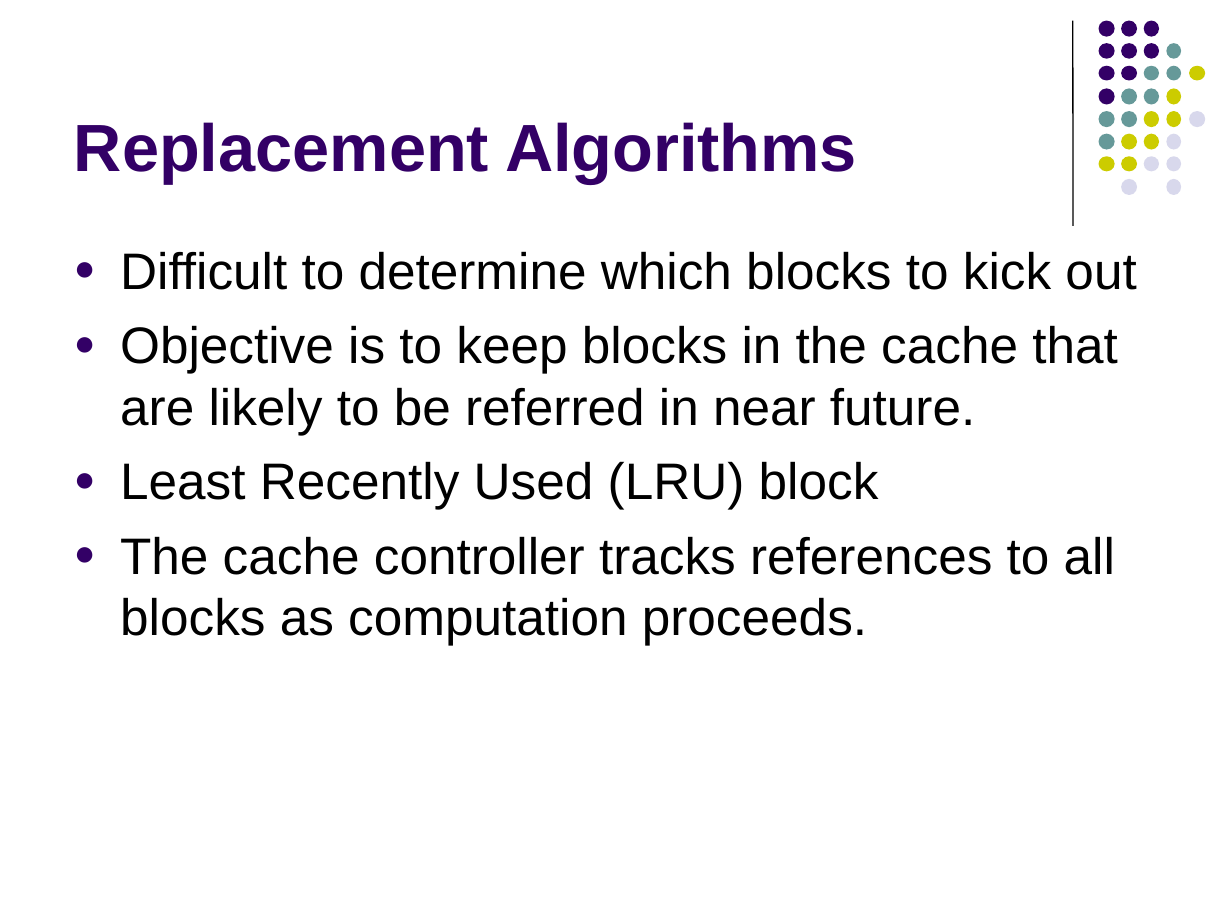
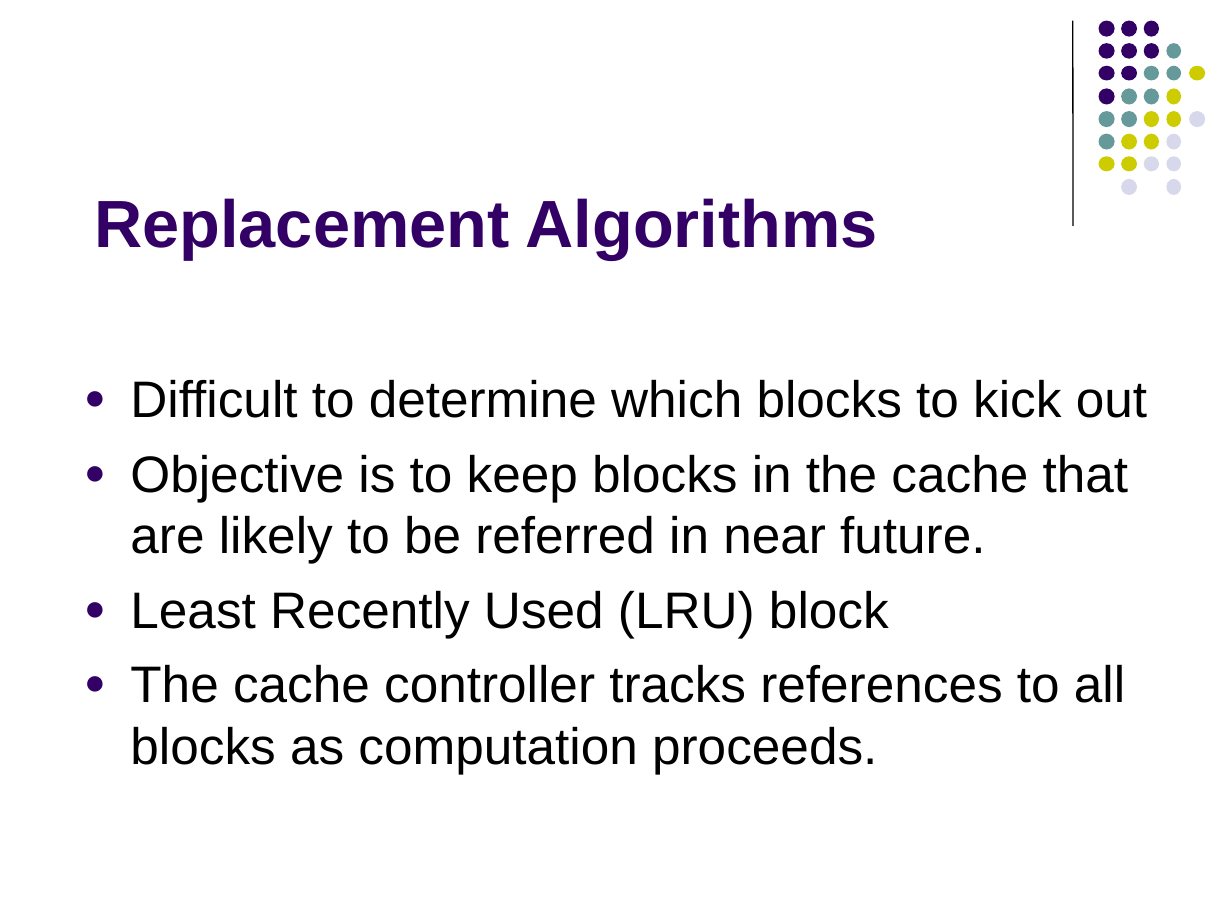
Before and after one commit to Khushi130404/Assembly_8085_Processor, a slide deck: slide 64 of CO_Study/7_memeory1_ams.ppt. Drawn at 1232x924 pixels with LibreOffice and Linux fonts; fonts in the diff are those of the drawing. Boxes give left, top, right and bottom in pixels: in the first picture for what was removed or moved away, otherwise in the second. Text is boxed around its words. In the diff, an @@ line names an element or a change of style, - is before the commit and + after.

```diff
--- a/CO_Study/7_memeory1_ams.ppt
+++ b/CO_Study/7_memeory1_ams.ppt
@@ title "Replacement Algorithms": place and size @@
-title "Replacement Algorithms" at box(74, 122, 857, 183)
+title "Replacement Algorithms" at box(94, 198, 878, 259)
@@ text "Difficult to determine which blocks ...": place and size @@
-text "Difficult to determine which blocks ..." at box(120, 251, 1136, 645)
+text "Difficult to determine which blocks ..." at box(130, 379, 1147, 774)
```
Also in this commit, not shown: 10 other slides changed, 1 other file.
